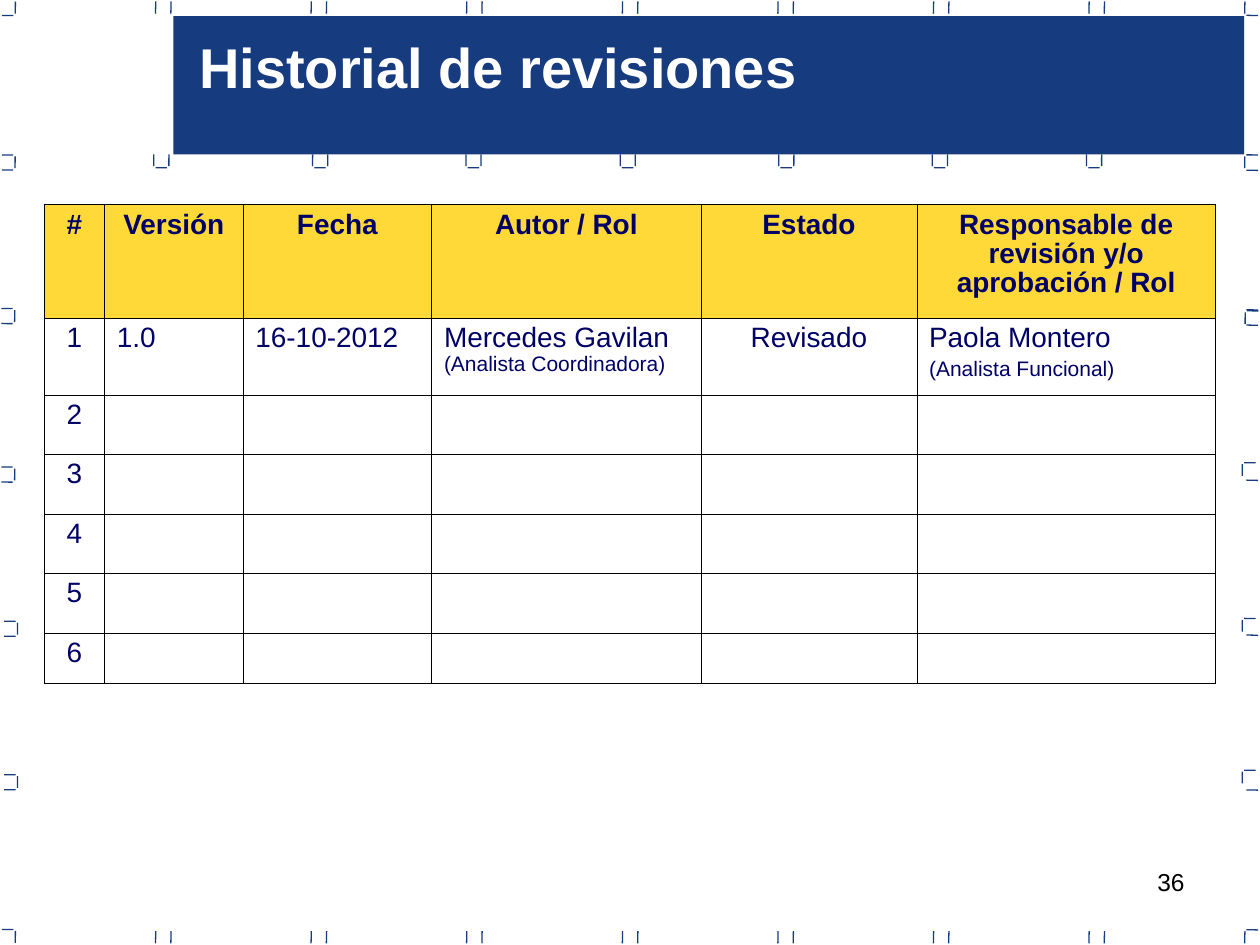
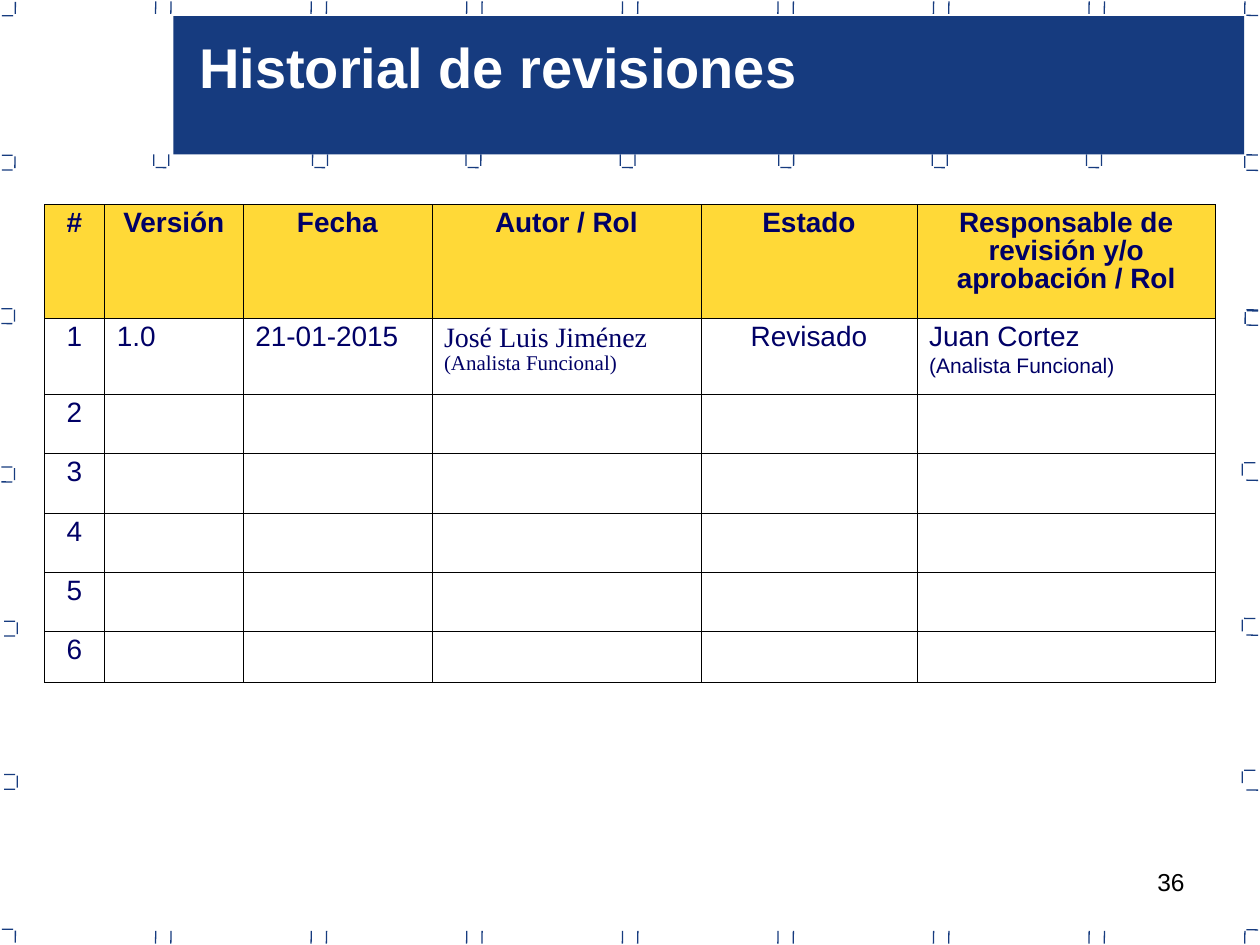
Before and after one commit to jcbv/WilsonStore, a slide deck: slide 36 of Documentacion/Area PP_PMC/Proceso de gestion de proyectos PP-PMC.ppt. Drawn at 1260x945 pixels with LibreOffice and Linux fonts; fonts in the diff are those of the drawing. Boxes give left, top, right and bottom in pixels: in the first picture for what was removed or moved away, otherwise in the second. Text is boxed around its words. In the diff, an @@ line names an element or a change of style, - is before the commit and + after.

```diff
--- a/Documentacion/Area PP_PMC/Proceso de gestion de proyectos PP-PMC.ppt
+++ b/Documentacion/Area PP_PMC/Proceso de gestion de proyectos PP-PMC.ppt
@@ table at box(44, 204, 1216, 682) @@
-row 2: 1 | 1.0 | 16-10-2012 | Mercedes Gavilan (Analista Coordinadora) | Revisado | Paola Montero / (Analista Funcional)
+row 2: 1 | 1.0 | 21-01-2015 | José Luis Jiménez (Analista Funcional) | Revisado | Juan Cortez / (Analista Funcional)
@@ line spacing 0.94 to 0.89 @@
@@ borders changed @@
```
Also in this commit, not shown: 31 other slides changed.
